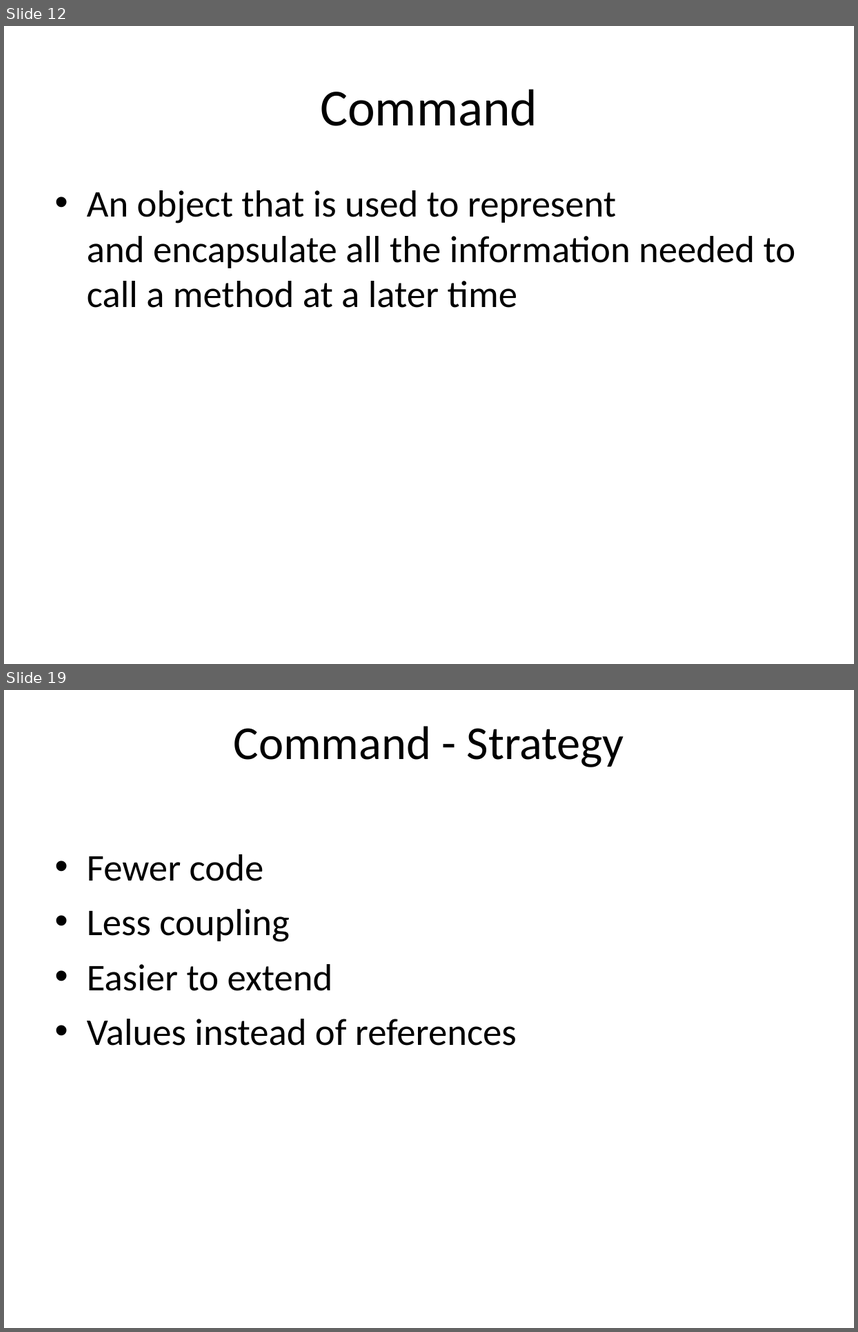
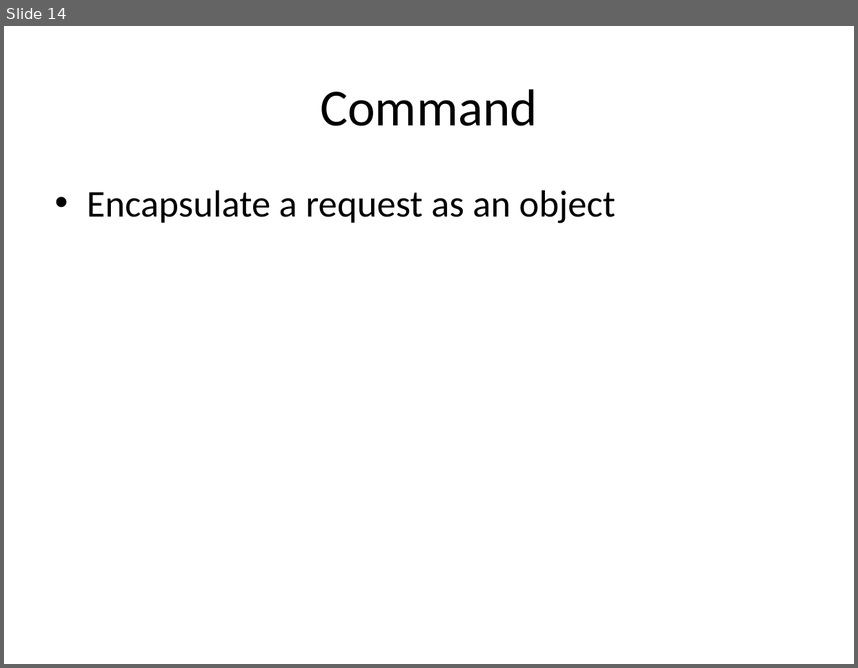
Before and after one commit to kamyu104/GofPatterns, a slide deck: Effective patterns.ppt. Shown one above the other, each under a label of ours: slides 12 and 19 before the commit, slide 14 after it; the slides between them are not shown. The pictures are 858x1332 and 858x668 pixels, drawn with LibreOffice and Linux fonts; fonts in the diff are those of the drawing. Boxes give left, top, right and bottom in pixels: in the first picture for what was removed or moved away, otherwise in the second. Text is boxed around its words. In the diff, an @@ line names an element or a change of style, - is before the commit and + after.

```diff
--- a/Effective patterns.ppt
+++ b/Effective patterns.ppt
@@ slide 19 removed at (4,690,854,1328), background #FFFFFF @@
@@ title removed at (234,726,624,767) @@
-Command - Strategy
@@ text removed at (87,854,517,1045) @@
-• Fewer code
-• Less coupling
-• Easier to extend
-• Values instead of references
@@ what was slide 12 is now slide 14 @@
@@ slide 14 changed as well @@
@@ text at (87,190,615,223): text changed @@
-• An object that is used to represent and encapsulate all the information needed to call a method at a later time
+• Encapsulate a request as an object
```
Also in this commit, not shown: 5 other slides changed, 27 slides added, 18 other slides removed, 4 other files.
